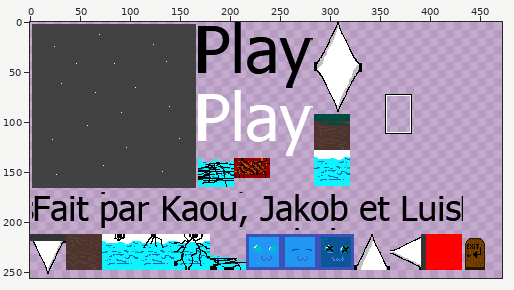
A sprite sheet gets an edit: html5game/ICN Chouplin-Oganesyan-LUI_texture_0.png. Above: a wide view before the commit, with the close-up outlined.
Close-up. Before:
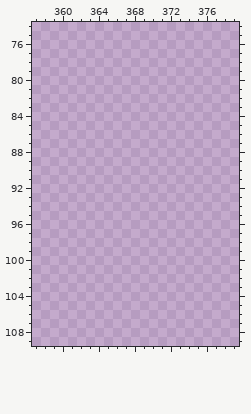
The file is 512x256 pixels. Pixels under 10% opacity are left out. Colours within 5 levels of each other are drawn and written as one. Shown: x 357..379, y 74..109. The wide view leaves out empty margins. The commit also changed other parts of the picture, which this record leaves out.
After:
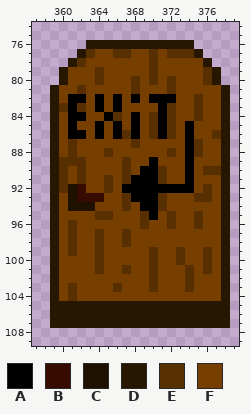
Palette (. is transparent): A #000000  B #370b00  C #1f1100  D #271700  E #572f00  F #763f00
The edit:
@@ x 357..379 @@
  75 .......................
- 76 .......................
- 77 .......................
- 78 .......................
- 79 .......................
- 80 .......................
- 81 .......................
- 82 .......................
- 83 .......................
- 84 .......................
- 85 .......................
- 86 .......................
- 87 .......................
- 88 .......................
- 89 .......................
- 90 .......................
- 91 .......................
- 92 .......................
- 93 .......................
- 94 .......................
- 95 .......................
- 96 .......................
- 97 .......................
- 98 .......................
- 99 .......................
-100 .......................
-101 .......................
-102 .......................
-103 .......................
-104 .......................
-105 .......................
-106 .......................
-107 .......................
+ 76 ......DDDDDDDDDDDD.....
+ 77 .....DEFFEEFFEFEEED....
+ 78 ....DEFFFFFFFEFFFFFD...
+ 79 ...DFFFEFFFFFEFFFFFED..
+ 80 ...DFFFEFFFEFEFEFFFED..
+ 81 ..DFFEFFFFFEFFFEFFFFFD.
+ 82 ..DFAAFAFAFAFAAAFFEFFD.
+ 83 ..DEAEFAFAFFFFAEFFEFFD.
+ 84 ..DFAAFFAEFAFEAEFFEFFD.
+ 85 ..DFAFFAFAFAFEAEFAFFFD.
+ 86 ..DFAAFAFAEAFEAEFAFFED.
+ 87 ..DFEFFFFFFEFFFFFAEFFD.
+ 88 ..DFEFFFEFFFFFFEFAEFFD.
+ 89 ..DEEEFFFFEFFAFFFAFFFD.
+ 90 ..DEFEFFFFEFAAEFFAFEED.
+ 91 ..DEFEFFEFEAAAEFFAFFFD.
+ 92 ..DECBFFEFAAAAAAAAFEFD.
+ 93 ..DFCBBBFFEAAAEFFFEEFD.
+ 94 ..DFCCCFFFEFAAEFFFFFFD.
+ 95 ..DFFFFEEFFFEAFEFFEFFD.
+ 96 ..DFEFFFFFFFEFFEFFEFFD.
+ 97 ..DFEFFEFFEFFFFFFFFFFD.
+ 98 ..DFEFFEFFEFFFFFFFFFFD.
+ 99 ..DFEFFEFFFFFEFFEFFEFD.
+100 ..DFFFFEFFFFFEFFEFFEFD.
+101 ..DFFFFEFFEFFEFFFEFEFD.
+102 ..DFFFFFFFFFFEFFFEFFFD.
+103 ..DFEFFFFEFFFEFFFEFFFD.
+104 ..DFEFFFFFFFFFFFFFFFFD.
+105 ..DDDDDDDDDDDDDDDDDDDD.
+106 ..DDDDDDDDDDDDDDDDDDDD.
+107 ..DDDDDDDDDDDDDDDDDDDD.
 108 .......................
Boxes around the changes in both close-ups, in picture pixels (x1, y1, x2, y2):
added: (50, 40, 230, 328)
